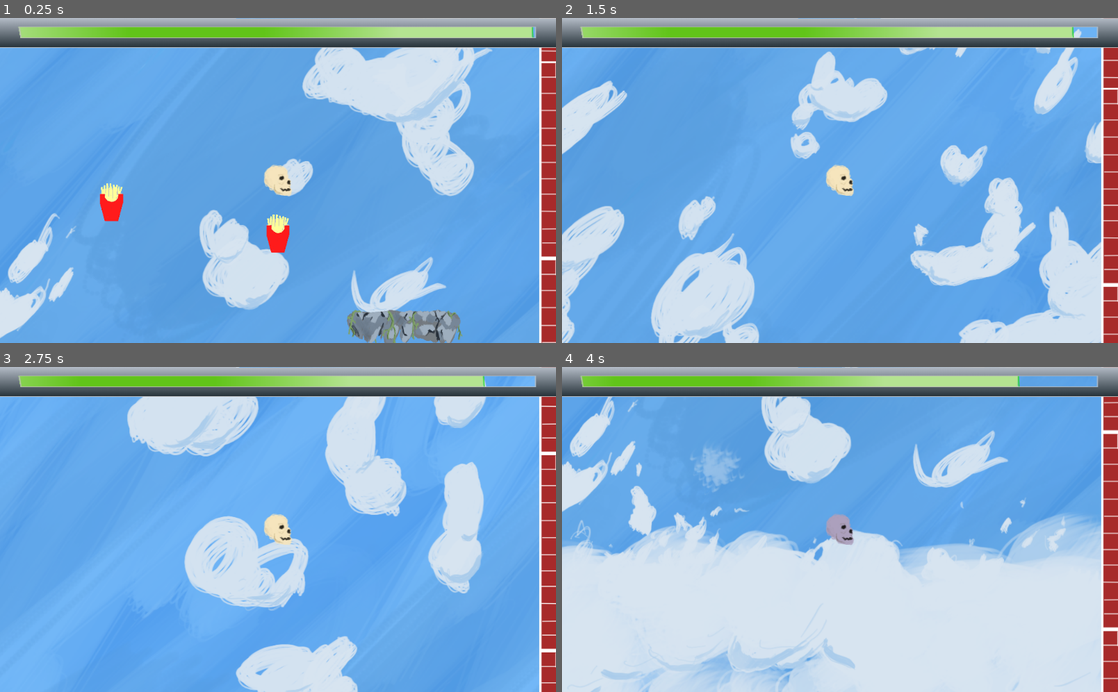
Above: before the commit, frames 1-4 (two rows, left to right).
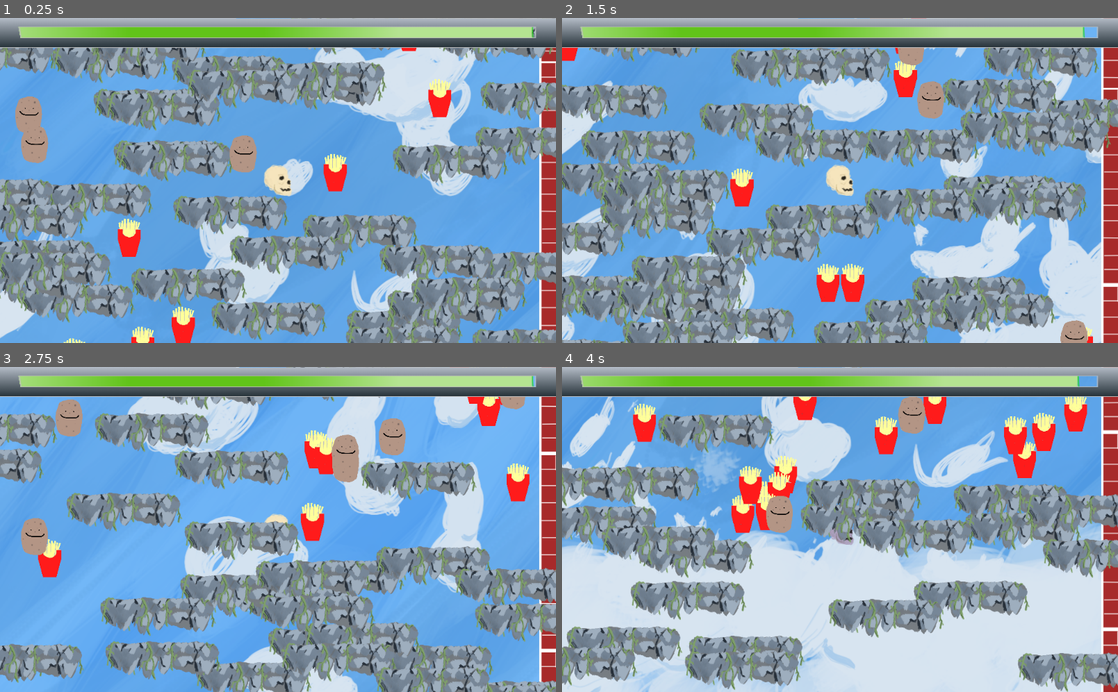
Above: after the commit, the same moments.

Repository: 4X3L/sky-high
Game: Godot game, scene res://Game.tscn
Same seed, same stepped clock (60 frames per second), same inputs: the game is played once before the commit and once after it.
Inputs (mouse positions are in pixels of both pictures, inside the frame that each line leads up to):
- Up to frame 1 (0.25 s): no input
- Up to frame 2 (1.5 s): move the mouse to (962, 164) at 0.52 s; press the mouse at (962, 164) at 0.53 s; move the mouse to (728, 196) at 1.27 s; release the mouse at (728, 196) at 1.28 s; click (728, 196) at 1.35 s
- Up to frame 3 (2.75 s): move the mouse to (333, 458) at 2.02 s; press the mouse at (333, 458) at 2.03 s
- Up to frame 4 (4 s): move the mouse to (812, 594) at 2.77 s; release the mouse at (812, 594) at 2.78 s; click (812, 594) at 2.85 s; move the mouse to (1006, 578) at 3.52 s; press the mouse at (1006, 578) at 3.53 s

The runs differ from the first frame. In frame 1, 43% of the frame differs, in the area x 0-100%, y 0-100%; in frame 2, 48%; in frame 3, 40%; in frame 4, 38%.

Commit message:
Merged changes

Diff:
--- a/FriesGen.gd
+++ b/FriesGen.gd
@@ -15,9 +15,8 @@
 		var viewWidth = get_viewport().size.x
 		newPlat.position[0] = rng.randf_range(left, right)
 		newPlat.position[1] = rng.randf_range(top, bottom)
-		newPlat.add_to_group("Platforms")
 		platformList.append(newPlat)
-		get_tree().get_root().get_node("Node2D").add_child(newPlat)
+		call_deferred("add_child", newPlat)
 
 
 func spawnInRange(ub, lb):
--- a/PlatGen.gd
+++ b/PlatGen.gd
@@ -16,8 +16,7 @@
 		newPlat.position[0] = rng.randf_range(left, right)
 		newPlat.position[1] = rng.randf_range(top, bottom)
 		newPlat.add_to_group("Platforms")
-		platformList.append(newPlat)
-		get_tree().get_root().get_node("Node2D").add_child(newPlat)
+		call_deferred("add_child", newPlat)
 
 func spawnInRange(ub, lb):
 	pass
--- a/PotatoesGen.gd
+++ b/PotatoesGen.gd
@@ -15,9 +15,8 @@
 		var viewWidth = get_viewport().size.x
 		newPlat.position[0] = rng.randf_range(left, right)
 		newPlat.position[1] = rng.randf_range(top, bottom)
-		newPlat.add_to_group("Platforms")
 		platformList.append(newPlat)
-		get_tree().get_root().get_node("Node2D").add_child(newPlat)
+		call_deferred("add_child", newPlat)
 
 
 func spawnInRange(ub, lb):
